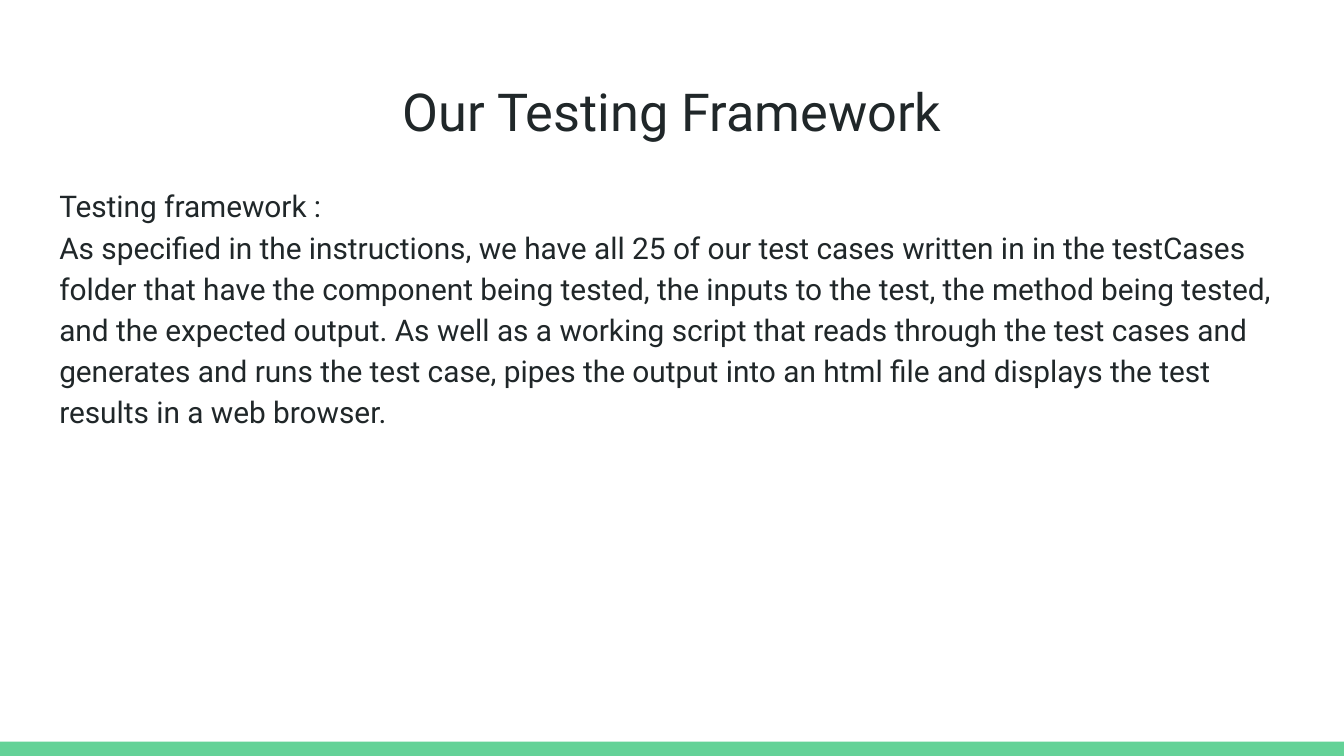
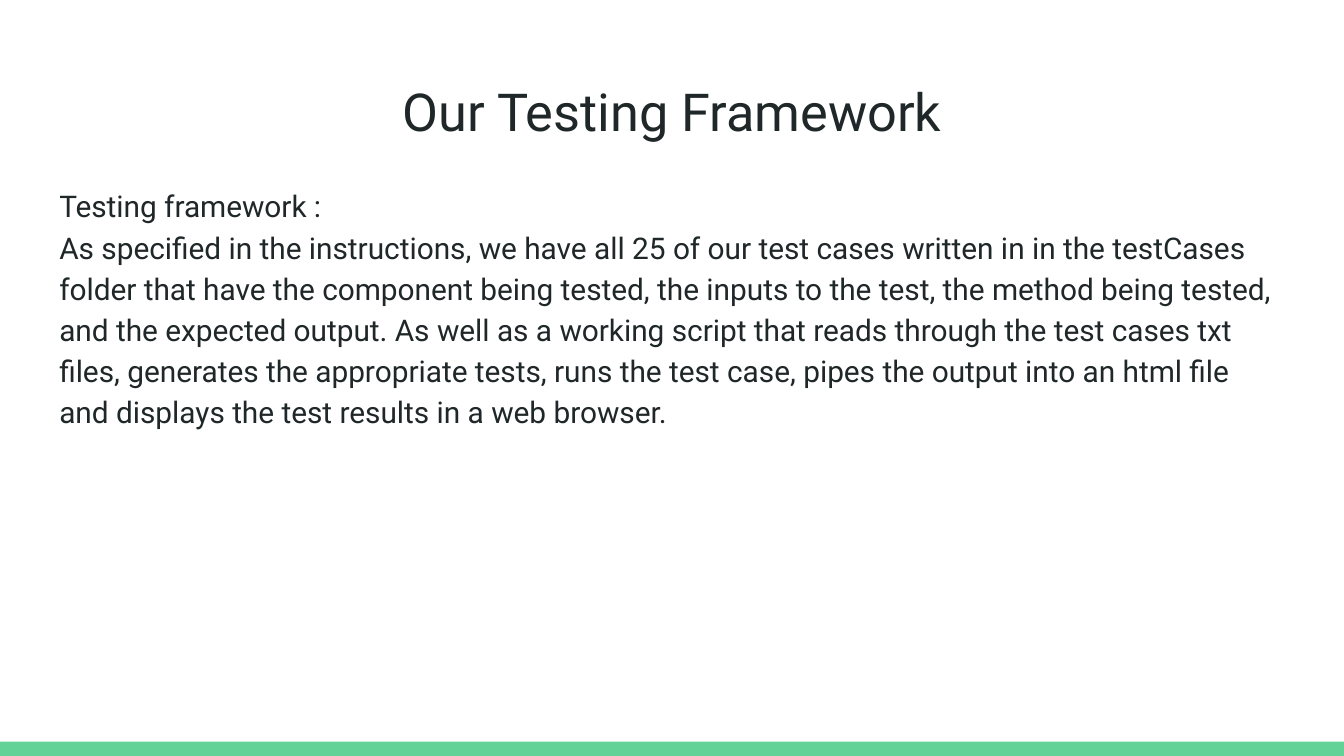
Before and after one commit to CSCI-362-02-2017/KMP, a slide deck: slide 23 of KMP_presentation.pptx. Drawn at 1344x756 pixels with LibreOffice and Linux fonts; fonts in the diff are those of the drawing. Boxes give left, top, right and bottom in pixels: in the first picture for what was removed or moved away, otherwise in the second. Text is boxed around its words. In the diff, an @@ line names an element or a change of style, - is before the commit and + after.

```diff
--- a/KMP_presentation.pptx
+++ b/KMP_presentation.pptx
@@ text at box(59, 236, 1270, 430): text changed @@
-As specified in the instructions, we have all 25 of our test cases written in in the testCases folder that have the component being tested, the inputs to the test, the method being tested, and the expected output. As well as a working script that reads through the test cases and generates and runs the test case, pipes the output into an html file and displays the test results in a web browser.
+As specified in the instructions, we have all 25 of our test cases written in in the testCases folder that have the component being tested, the inputs to the test, the method being tested, and the expected output. As well as a working script that reads through the test cases txt files, generates the appropriate tests, runs the test case, pipes the output into an html file and displays the test results in a web browser.
```
Also in this commit, not shown: 8 other slides changed, 1 slide added.
